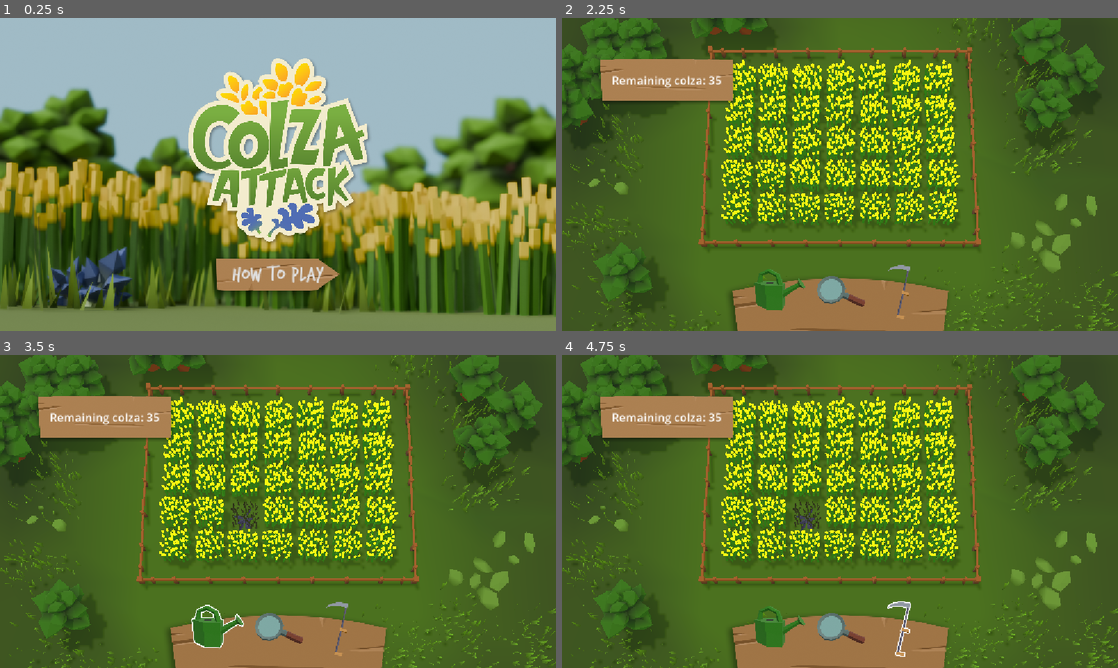
Above: before the commit, frames 1-4 (two rows, left to right).
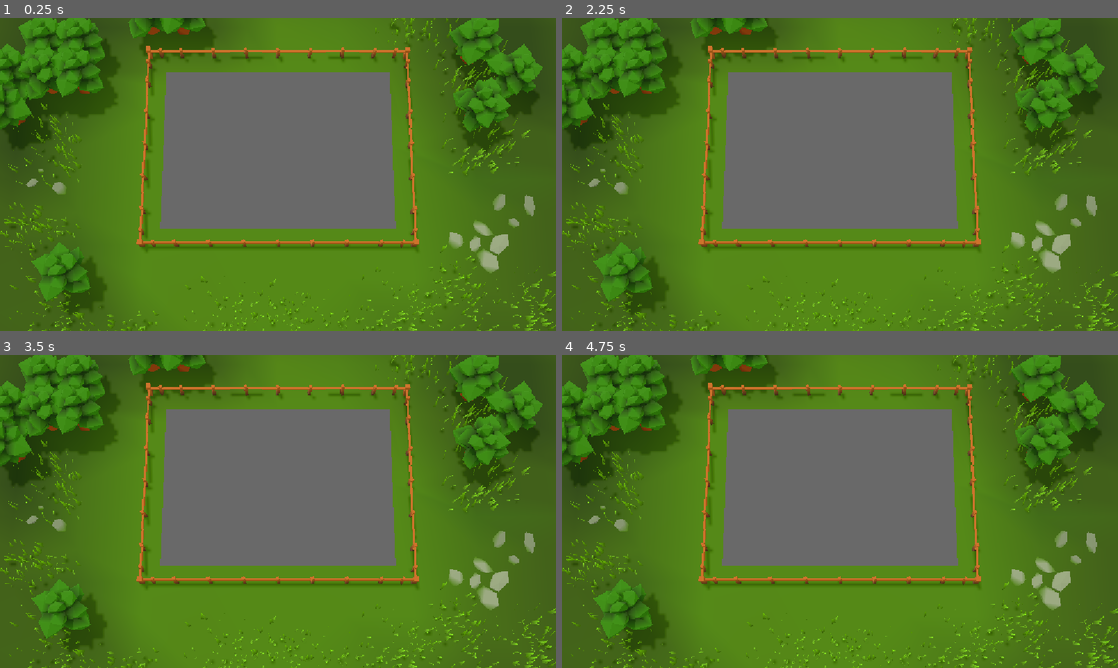
Above: after the commit, the same moments.

Repository: Squix/scientific_game_jam_26
Game: Godot game, scene res://scenes/map/smallMap.tscn
Two runs of this game, one before a commit and one after it. Both use one fixed random seed, a clock stepped at 60 frames per second and the inputs below. Before the commit the project starts from res://scenes/title_screen.tscn.
Inputs (mouse positions are in pixels of both pictures, inside the frame that each line leads up to):
- Up to frame 1 (0.25 s): no input
- Up to frame 2 (2.25 s): tap Enter at 0.5 s; move the mouse to (962, 158) at 0.52 s; press the mouse at (962, 158) at 0.53 s; release the mouse at (962, 158) at 1.25 s; click (840, 274) at 1.25 s, where only the run before the commit has a clickable "How to play"; click (840, 274) at 2 s, where only the run before the commit has a clickable "PLAY"
- Up to frame 3 (3.5 s): click (216, 630) at 2.77 s
- Up to frame 4 (4.75 s): click (840, 630) at 3.52 s; click (901, 630) at 4.27 s

The runs differ from the first frame. In frame 1, 92% of the frame differs, in the area x 0-100%, y 0-100%; in frame 2, 38%; in frame 3, 38%; in frame 4, 38%.

Commit message:
rock color

Diff:
--- a/project.godot
+++ b/project.godot
@@ -11,7 +11,7 @@
 [application]
 
 config/name="ScientificGameJam2026Nantes"
-run/main_scene="uid://b46imr8pdkv2j"
+run/main_scene="uid://b2r7qigppidg2"
 config/features=PackedStringArray("4.6", "Forward Plus")
 config/icon="res://icon.svg"
 
--- a/scenes/map/smallMap.tscn
+++ b/scenes/map/smallMap.tscn
@@ -18,8 +18,8 @@
 ssao_intensity = 1.0
 ssao_power = 3.0
 adjustment_enabled = true
-adjustment_brightness = 1.05
-adjustment_contrast = 0.8
+adjustment_brightness = 1.3
+adjustment_contrast = 0.9
 adjustment_saturation = 1.1
 
 [node name="SmallMap" type="Node3D" unique_id=1866678314]
@@ -31,176 +31,176 @@
 
 [node name="Decor" type="Node3D" parent="." unique_id=952740573]
 
-[node name="Environment3" parent="Decor" unique_id=1229587375 instance=ExtResource("1_jtltd")]
+[node name="Environment3" parent="Decor" unique_id=374776034 instance=ExtResource("1_jtltd")]
 transform = Transform3D(1, 0, 0, 0, 1, 0, 0, 0, 1, 3, 0, -6)
 
-[node name="Environment4" parent="Decor" unique_id=54476345 instance=ExtResource("2_nhgmv")]
+[node name="Environment4" parent="Decor" unique_id=271739443 instance=ExtResource("2_nhgmv")]
 transform = Transform3D(1, 0, 0, 0, 1, 0, 0, 0, 1, 1, 0, 7)
 
-[node name="Environment5" parent="Decor" unique_id=44663172 instance=ExtResource("3_3lurt")]
+[node name="Environment5" parent="Decor" unique_id=663533230 instance=ExtResource("3_3lurt")]
 transform = Transform3D(1, 0, 0, 0, 1, 0, 0, 0, 1, 2, 0, -7)
 
-[node name="Environment6" parent="Decor" unique_id=105676180 instance=ExtResource("4_t11rc")]
+[node name="Environment6" parent="Decor" unique_id=377981035 instance=ExtResource("4_t11rc")]
 transform = Transform3D(1, 0, 0, 0, 1, 0, 0, 0, 1, 3.9744098, 0, 6.0200973)
 
-[node name="Environment7" parent="Decor" unique_id=302655286 instance=ExtResource("4_t11rc")]
+[node name="Environment7" parent="Decor" unique_id=617644606 instance=ExtResource("4_t11rc")]
 transform = Transform3D(-4.371139e-08, 0, -1, 0, 1, 0, 1, 0, -4.371139e-08, -4, 0, 4)
 
-[node name="Environment8" parent="Decor" unique_id=2045380719 instance=ExtResource("4_t11rc")]
+[node name="Environment8" parent="Decor" unique_id=1663403289 instance=ExtResource("4_t11rc")]
 transform = Transform3D(1, 0, 0, 0, 1, 0, 0, 0, 1, -4, 0, 3)
 
-[node name="Environment9" parent="Decor" unique_id=1877777292 instance=ExtResource("4_t11rc")]
+[node name="Environment9" parent="Decor" unique_id=2062667377 instance=ExtResource("4_t11rc")]
 transform = Transform3D(1, 0, 0, 0, 1, 0, 0, 0, 1, -3, 0, 6)
 
-[node name="Environment10" parent="Decor" unique_id=468222177 instance=ExtResource("4_t11rc")]
+[node name="Environment10" parent="Decor" unique_id=2060450583 instance=ExtResource("4_t11rc")]
 transform = Transform3D(1, 0, 0, 0, 1, 0, 0, 0, 1, -2, 0, 6)
 
-[node name="Environment11" parent="Decor" unique_id=692420722 instance=ExtResource("4_t11rc")]
+[node name="Environment11" parent="Decor" unique_id=87982612 instance=ExtResource("4_t11rc")]
 transform = Transform3D(1, 0, 0, 0, 1, 0, 0, 0, 1, -3, 0, 7)
 
-[node name="Environment12" parent="Decor" unique_id=1935260901 instance=ExtResource("4_t11rc")]
+[node name="Environment12" parent="Decor" unique_id=708646232 instance=ExtResource("4_t11rc")]
 transform = Transform3D(-4.371139e-08, 0, -1, 0, 1, 0, 1, 0, -4.371139e-08, -2, 0, 7)
 
-[node name="Environment13" parent="Decor" unique_id=1799062730 instance=ExtResource("4_t11rc")]
+[node name="Environment13" parent="Decor" unique_id=2006162388 instance=ExtResource("4_t11rc")]
 transform = Transform3D(1, 0, 0, 0, 1, 0, 0, 0, 1, -2, 0, 8)
 
-[node name="Environment14" parent="Decor" unique_id=289626334 instance=ExtResource("4_t11rc")]
+[node name="Environment14" parent="Decor" unique_id=953171971 instance=ExtResource("4_t11rc")]
 transform = Transform3D(-4.371139e-08, 0, 1, 0, 1, 0, -1, 0, -4.371139e-08, -1, 0, 8)
 
-[node name="Environment15" parent="Decor" unique_id=230754599 instance=ExtResource("4_t11rc")]
+[node name="Environment15" parent="Decor" unique_id=1187085542 instance=ExtResource("4_t11rc")]
 transform = Transform3D(-1, 0, -8.742278e-08, 0, 1, 0, 8.742278e-08, 0, -1, -1, 0, -6)
 
-[node name="Environment16" parent="Decor" unique_id=1079554075 instance=ExtResource("4_t11rc")]
+[node name="Environment16" parent="Decor" unique_id=360126693 instance=ExtResource("4_t11rc")]
 transform = Transform3D(1, 0, 0, 0, 1, 0, 0, 0, 1, -3, 0, -6)
 
-[node name="Environment17" parent="Decor" unique_id=1101064434 instance=ExtResource("4_t11rc")]
+[node name="Environment17" parent="Decor" unique_id=63687703 instance=ExtResource("4_t11rc")]
 transform = Transform3D(-4.371139e-08, 0, -1, 0, 1, 0, 1, 0, -4.371139e-08, -2, 0, -7)
 
 [node name="Barrieres" type="Node3D" parent="." unique_id=1991597267]
 
-[node name="Environment18" parent="Barrieres" unique_id=742002084 instance=ExtResource("6_iw47v")]
+[node name="Environment18" parent="Barrieres" unique_id=706301718 instance=ExtResource("6_iw47v")]
 transform = Transform3D(1, 0, 0, 0, 1, 0, 0, 0, 1, 3, 0, 3)
 
-[node name="Environment19" parent="Barrieres" unique_id=1378479993 instance=ExtResource("6_iw47v")]
+[node name="Environment19" parent="Barrieres" unique_id=1088341177 instance=ExtResource("6_iw47v")]
 transform = Transform3D(1, 0, 0, 0, 1, 0, 0, 0, 1, 3, 0, 2)
 
-[node name="Environment20" parent="Barrieres" unique_id=1752088722 instance=ExtResource("6_iw47v")]
+[node name="Environment20" parent="Barrieres" unique_id=1365305241 instance=ExtResource("6_iw47v")]
 transform = Transform3D(1, 0, 0, 0, 1, 0, 0, 0, 1, -3, 0, 1)
 
-[node name="Environment22" parent="Barrieres" unique_id=432357102 instance=ExtResource("6_iw47v")]
+[node name="Environment22" parent="Barrieres" unique_id=799459376 instance=ExtResource("6_iw47v")]
 transform = Transform3D(1, 0, 0, 0, 1, 0, 0, 0, 1, 3, 0, -1)
 
-[node name="Environment23" parent="Barrieres" unique_id=340958056 instance=ExtResource("6_iw47v")]
+[node name="Environment23" parent="Barrieres" unique_id=790492718 instance=ExtResource("6_iw47v")]
 transform = Transform3D(1, 0, 0, 0, 1, 0, 0, 0, 1, -3, 0, -2)
 
-[node name="Environment24" parent="Barrieres" unique_id=920543241 instance=ExtResource("6_iw47v")]
+[node name="Environment24" parent="Barrieres" unique_id=2123167081 instance=ExtResource("6_iw47v")]
 transform = Transform3D(1, 0, 0, 0, 1, 0, 0, 0, 1, 3, 0, -3)
 
-[node name="Environment21" parent="Barrieres" unique_id=1096535770 instance=ExtResource("6_iw47v")]
+[node name="Environment21" parent="Barrieres" unique_id=1038212449 instance=ExtResource("6_iw47v")]
 transform = Transform3D(1, 0, 0, 0, 1, 0, 0, 0, 1, 3, 0, 0)
 
-[node name="Environment25" parent="Barrieres" unique_id=1120789859 instance=ExtResource("7_u6xc2")]
+[node name="Environment25" parent="Barrieres" unique_id=231457939 instance=ExtResource("7_u6xc2")]
 transform = Transform3D(1, 0, 0, 0, 1, 0, 0, 0, 1, 3, 0, 4)
 
-[node name="Environment26" parent="Barrieres" unique_id=182386296 instance=ExtResource("7_u6xc2")]
+[node name="Environment26" parent="Barrieres" unique_id=220091966 instance=ExtResource("7_u6xc2")]
 transform = Transform3D(-4.371139e-08, 0, 1, 0, 1, 0, -1, 0, -4.371139e-08, 3, 0, -4)
 
-[node name="Environment27" parent="Barrieres" unique_id=1777795557 instance=ExtResource("6_iw47v")]
+[node name="Environment27" parent="Barrieres" unique_id=1805561819 instance=ExtResource("6_iw47v")]
 transform = Transform3D(-1, 0, -8.742278e-08, 0, 1, 0, 8.742278e-08, 0, -1, -3.0000002, 0, -3)
 
-[node name="Environment28" parent="Barrieres" unique_id=384482986 instance=ExtResource("6_iw47v")]
+[node name="Environment28" parent="Barrieres" unique_id=1609337922 instance=ExtResource("6_iw47v")]
 transform = Transform3D(1, 0, 1.7484555e-07, 0, 1, 0, -1.7484555e-07, 0, 1, 2.9999998, 0, -2)
 
-[node name="Environment29" parent="Barrieres" unique_id=225444262 instance=ExtResource("6_iw47v")]
+[node name="Environment29" parent="Barrieres" unique_id=694137405 instance=ExtResource("6_iw47v")]
 transform = Transform3D(-1, 0, -8.742278e-08, 0, 1, 0, 8.742278e-08, 0, -1, -3, 0, -1)
 
-[node name="Environment30" parent="Barrieres" unique_id=954337030 instance=ExtResource("6_iw47v")]
+[node name="Environment30" parent="Barrieres" unique_id=1662075316 instance=ExtResource("6_iw47v")]
 transform = Transform3D(1, 0, 0, 0, 1, 0, 0, 0, 1, 3, 0, 1)
 
-[node name="Environment31" parent="Barrieres" unique_id=756909913 instance=ExtResource("6_iw47v")]
+[node name="Environment31" parent="Barrieres" unique_id=1535834074 instance=ExtResource("6_iw47v")]
 transform = Transform3D(-1, 0, -8.742278e-08, 0, 1, 0, 8.742278e-08, 0, -1, -2.9999998, 0, 2)
 
-[node name="Environment32" parent="Barrieres" unique_id=195505999 instance=ExtResource("6_iw47v")]
+[node name="Environment32" parent="Barrieres" unique_id=165723823 instance=ExtResource("6_iw47v")]
 transform = Transform3D(-1, 0, -8.742278e-08, 0, 1, 0, 8.742278e-08, 0, -1, -2.9999998, 0, 3)
 
-[node name="Environment33" parent="Barrieres" unique_id=314712578 instance=ExtResource("6_iw47v")]
+[node name="Environment33" parent="Barrieres" unique_id=464049306 instance=ExtResource("6_iw47v")]
 transform = Transform3D(-1, 0, -8.742278e-08, 0, 1, 0, 8.742278e-08, 0, -1, -3, 0, 0)
 
-[node name="Environment36" parent="Barrieres" unique_id=1242604946 instance=ExtResource("6_iw47v")]
+[node name="Environment36" parent="Barrieres" unique_id=1264482684 instance=ExtResource("6_iw47v")]
 transform = Transform3D(-4.371139e-08, 0, 1, 0, 1, 0, -1, 0, -4.371139e-08, 1, 0, 4)
 
-[node name="Environment37" parent="Barrieres" unique_id=812730737 instance=ExtResource("6_iw47v")]
+[node name="Environment37" parent="Barrieres" unique_id=1012592025 instance=ExtResource("6_iw47v")]
 transform = Transform3D(-4.371139e-08, 0, 1, 0, 1, 0, -1, 0, -4.371139e-08, -2, 0, 4)
 
-[node name="Environment38" parent="Barrieres" unique_id=1882054153 instance=ExtResource("6_iw47v")]
+[node name="Environment38" parent="Barrieres" unique_id=1344419566 instance=ExtResource("6_iw47v")]
 transform = Transform3D(1.3113416e-07, 0, -1, 0, 1, 0, 1, 0, 1.3113416e-07, -0.99999994, 0, 4)
 
-[node name="Environment39" parent="Barrieres" unique_id=698484886 instance=ExtResource("6_iw47v")]
+[node name="Environment39" parent="Barrieres" unique_id=2001018937 instance=ExtResource("6_iw47v")]
 transform = Transform3D(1.3113416e-07, 0, -1, 0, 1, 0, 1, 0, 1.3113416e-07, 2, 0, 3.9999998)
 
-[node name="Environment40" parent="Barrieres" unique_id=36548475 instance=ExtResource("6_iw47v")]
+[node name="Environment40" parent="Barrieres" unique_id=1113821582 instance=ExtResource("6_iw47v")]
 transform = Transform3D(1.3113416e-07, 0, -1, 0, 1, 0, 1, 0, 1.3113416e-07, 4.768372e-08, 0, 4)
 
-[node name="Environment41" parent="Barrieres" unique_id=1461209868 instance=ExtResource("6_iw47v")]
+[node name="Environment41" parent="Barrieres" unique_id=1275449522 instance=ExtResource("6_iw47v")]
 transform = Transform3D(1.3113416e-07, 0, -1, 0, 1, 0, 1, 0, 1.3113416e-07, -1, 0, -4)
 
-[node name="Environment42" parent="Barrieres" unique_id=1411579889 instance=ExtResource("6_iw47v")]
+[node name="Environment42" parent="Barrieres" unique_id=1117705992 instance=ExtResource("6_iw47v")]
 transform = Transform3D(1.3113416e-07, 0, -1, 0, 1, 0, 1, 0, 1.3113416e-07, 2, 0, -4)
 
-[node name="Environment43" parent="Barrieres" unique_id=1408289789 instance=ExtResource("6_iw47v")]
+[node name="Environment43" parent="Barrieres" unique_id=147170620 instance=ExtResource("6_iw47v")]
 transform = Transform3D(-2.1855693e-07, 0, 1, 0, 1, 0, -1, 0, -2.1855693e-07, 0.99999994, 0, -4)
 
-[node name="Environment44" parent="Barrieres" unique_id=464957439 instance=ExtResource("6_iw47v")]
+[node name="Environment44" parent="Barrieres" unique_id=1307549464 instance=ExtResource("6_iw47v")]
 transform = Transform3D(-2.1855693e-07, 0, 1, 0, 1, 0, -1, 0, -2.1855693e-07, -2, 0, -3.9999998)
 
-[node name="Environment45" parent="Barrieres" unique_id=425628894 instance=ExtResource("6_iw47v")]
+[node name="Environment45" parent="Barrieres" unique_id=813656008 instance=ExtResource("6_iw47v")]
 transform = Transform3D(-2.1855693e-07, 0, 1, 0, 1, 0, -1, 0, -2.1855693e-07, -2.861023e-08, 0, -4)
 
-[node name="Environment34" parent="Barrieres" unique_id=370328142 instance=ExtResource("7_u6xc2")]
+[node name="Environment34" parent="Barrieres" unique_id=229012668 instance=ExtResource("7_u6xc2")]
 transform = Transform3D(-1, 0, -8.742278e-08, 0, 1, 0, 8.742278e-08, 0, -1, -3.0000002, 0, -4)
 
-[node name="Environment35" parent="Barrieres" unique_id=536262809 instance=ExtResource("7_u6xc2")]
+[node name="Environment35" parent="Barrieres" unique_id=228583321 instance=ExtResource("7_u6xc2")]
 transform = Transform3D(1.3113416e-07, 0, -1, 0, 1, 0, 1, 0, 1.3113416e-07, -2.9999998, 0, 4)
 
 [node name="Grass" type="Node3D" parent="." unique_id=292322816]
 
-[node name="Environment" parent="Grass" unique_id=1678343700 instance=ExtResource("8_iyi3l")]
+[node name="Environment" parent="Grass" unique_id=1293909345 instance=ExtResource("8_iyi3l")]
 transform = Transform3D(0.5, 0, 0, 0, 0.5, 0, 0, 0, 0.5, -0.44278097, 0, 6.978446)
 
-[node name="Environment13" parent="Grass" unique_id=177710778 instance=ExtResource("8_iyi3l")]
+[node name="Environment13" parent="Grass" unique_id=249984498 instance=ExtResource("8_iyi3l")]
 transform = Transform3D(0.24304569, 0, 0.436954, 0, 0.5, 0, -0.436954, 0, 0.24304569, 2.611994, -9.536743e-07, 7.682158)
 
-[node name="Environment2" parent="Grass" unique_id=1953555973 instance=ExtResource("8_iyi3l")]
+[node name="Environment2" parent="Grass" unique_id=1385841324 instance=ExtResource("8_iyi3l")]
 transform = Transform3D(-2.1855694e-08, 0, -0.5, 0, 0.5, 0, 0.5, 0, -2.1855694e-08, -0.16028404, 0, -6.68485)
 
-[node name="Environment12" parent="Grass" unique_id=650966955 instance=ExtResource("8_iyi3l")]
+[node name="Environment12" parent="Grass" unique_id=1885614226 instance=ExtResource("8_iyi3l")]
 transform = Transform3D(0.2959292, 0, -0.40302095, 0, 0.5, 0, 0.40302095, 0, 0.2959292, 4.5536017, 0, -7.420348)
 
-[node name="Environment7" parent="Grass" unique_id=374673829 instance=ExtResource("8_iyi3l")]
+[node name="Environment7" parent="Grass" unique_id=1688830326 instance=ExtResource("8_iyi3l")]
 transform = Transform3D(-2.1855694e-08, 0, -0.5, 0, 0.5, 0, 0.5, 0, -2.1855694e-08, 5, 0, 6)
 
-[node name="Environment8" parent="Grass" unique_id=375983969 instance=ExtResource("8_iyi3l")]
+[node name="Environment8" parent="Grass" unique_id=974723226 instance=ExtResource("8_iyi3l")]
 transform = Transform3D(6.556708e-08, 0, 0.5, 0, 0.5, 0, -0.5, 0, 6.556708e-08, 6, 0, 5)
 
-[node name="Environment10" parent="Grass" unique_id=151487400 instance=ExtResource("8_iyi3l")]
+[node name="Environment10" parent="Grass" unique_id=1073289568 instance=ExtResource("8_iyi3l")]
 transform = Transform3D(-2.1855694e-08, 0, -0.5, 0, 0.5, 0, 0.5, 0, -2.1855694e-08, -2.7440863, 0, -6.5806055)
 
-[node name="Environment11" parent="Grass" unique_id=1519864063 instance=ExtResource("8_iyi3l")]
+[node name="Environment11" parent="Grass" unique_id=459594263 instance=ExtResource("8_iyi3l")]
 transform = Transform3D(6.556708e-08, 0, 0.5, 0, 0.5, 0, -0.5, 0, 6.556708e-08, -4, 0, -4)
 
-[node name="Environment3" parent="Grass" unique_id=902816681 instance=ExtResource("8_iyi3l")]
+[node name="Environment3" parent="Grass" unique_id=172711175 instance=ExtResource("8_iyi3l")]
 transform = Transform3D(-2.1855694e-08, 0, -0.5, 0, 0.5, 0, 0.5, 0, -2.1855694e-08, 5, 0, 1)
 
-[node name="Environment4" parent="Grass" unique_id=2115545258 instance=ExtResource("8_iyi3l")]
+[node name="Environment4" parent="Grass" unique_id=1997856209 instance=ExtResource("8_iyi3l")]
 transform = Transform3D(0.5, 0, 0, 0, 0.5, 0, 0, 0, 0.5, 4.998378, 1.9073486e-06, -0.038721085)
 
-[node name="Environment5" parent="Grass" unique_id=1202981405 instance=ExtResource("8_iyi3l")]
+[node name="Environment5" parent="Grass" unique_id=368592363 instance=ExtResource("8_iyi3l")]
 transform = Transform3D(-2.1855694e-08, 0, -0.5, 0, 0.5, 0, 0.5, 0, -2.1855694e-08, 4.6895137, 0, -4.0592427)
 
-[node name="Environment9" parent="Grass" unique_id=517918269 instance=ExtResource("8_iyi3l")]
+[node name="Environment9" parent="Grass" unique_id=1836118754 instance=ExtResource("8_iyi3l")]
 transform = Transform3D(-2.1855694e-08, 0, -0.5, 0, 0.5, 0, 0.5, 0, -2.1855694e-08, 5.4516883, 0, -2.0297165)
 
-[node name="Environment6" parent="Grass" unique_id=2136955398 instance=ExtResource("8_iyi3l")]
+[node name="Environment6" parent="Grass" unique_id=2001699089 instance=ExtResource("8_iyi3l")]
 transform = Transform3D(0.5, 0, 0, 0, 0.5, 0, 0, 0, 0.5, 3.9983778, 1.9073486e-06, -5.038721)
 
 [node name="Environment" parent="." unique_id=1114917514 instance=ExtResource("8_dhpx2")]
Binary file changed: Assets/Rock_1.glb
Binary file changed: Assets/Rock_2.glb
Binary file changed: Assets/Rock_3.glb
